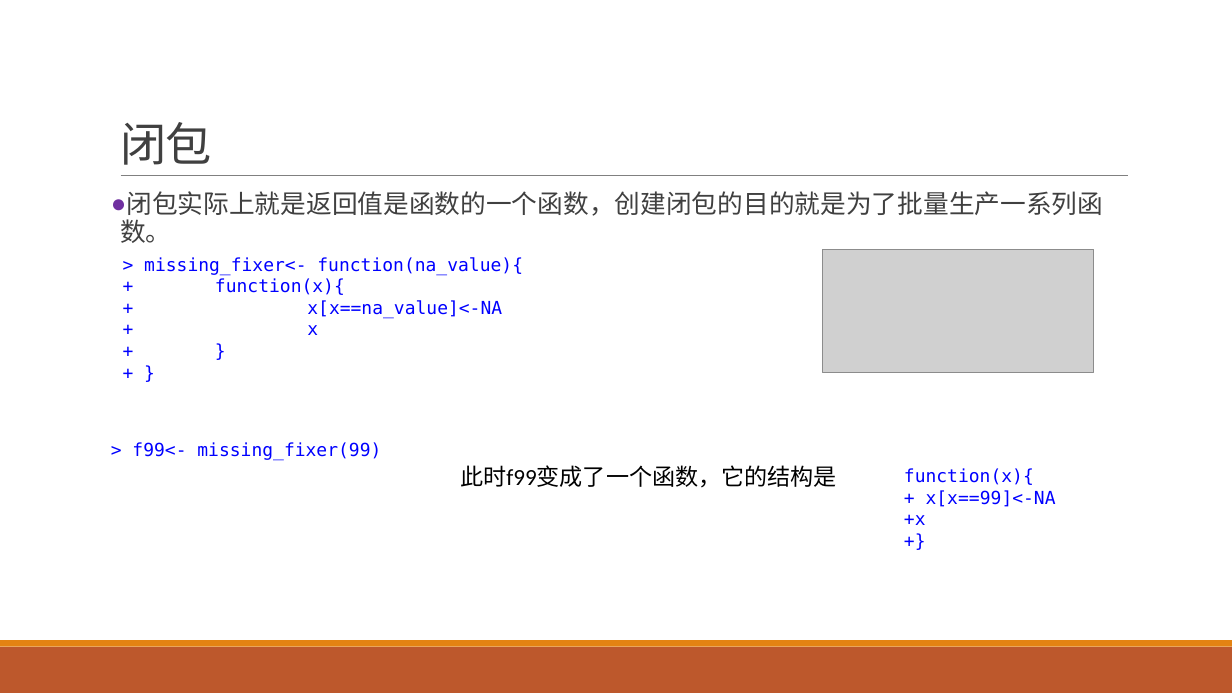
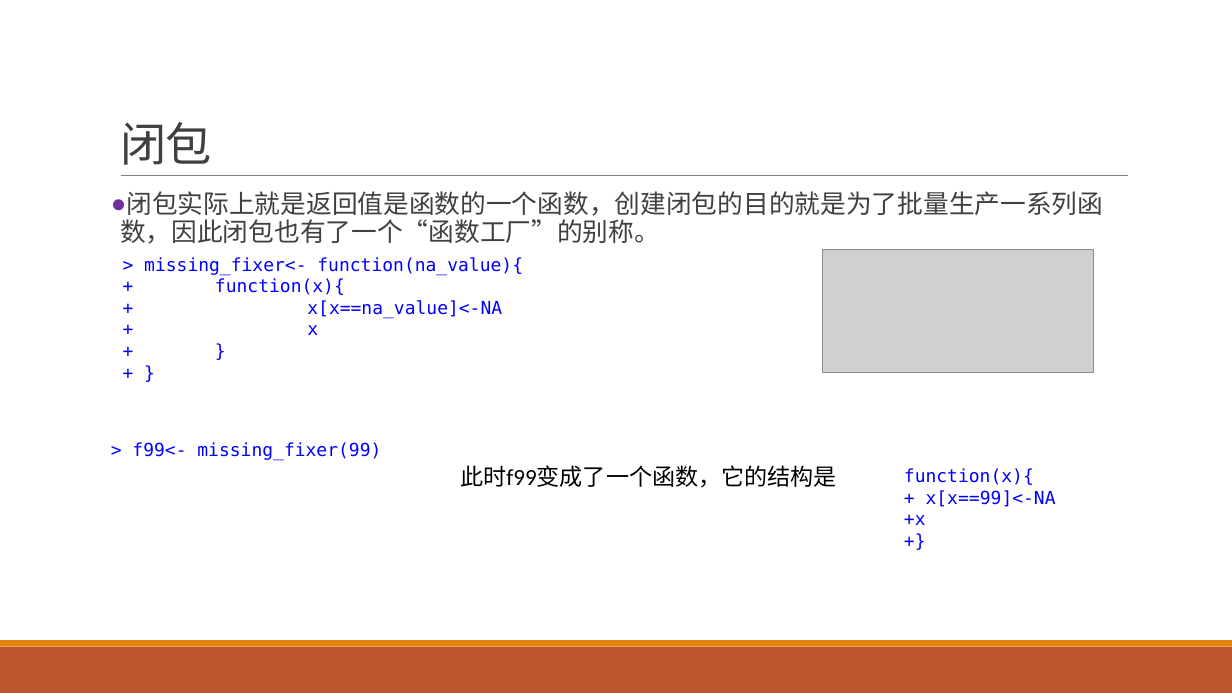
Before and after one commit to exoplanetX/DataAnalytics, a slide deck: slide 11 of 实验-6-函数式编程.pptx. Drawn at 1232x693 pixels with LibreOffice and Linux fonts; fonts in the diff are those of the drawing; grey boxes stand for pictures. Boxes give left, top, right and bottom in pixels: in the first picture for what was removed or moved away, otherwise in the second. Text is boxed around its words. In the diff, an @@ line names an element or a change of style, - is before the commit and + after.

```diff
--- a/实验-6-函数式编程.pptx
+++ b/实验-6-函数式编程.pptx
@@ text at [120, 191, 1103, 244]: text changed @@
-● 闭包实际上就是返回值是函数的一个函数，创建闭包的目的就是为了批量生产一系列函数。
+● 闭包实际上就是返回值是函数的一个函数，创建闭包的目的就是为了批量生产一系列函数，因此闭包也有了一个“函数工厂”的别称。
```
Also in this commit, not shown: 9 other slides changed, 1 other file.
